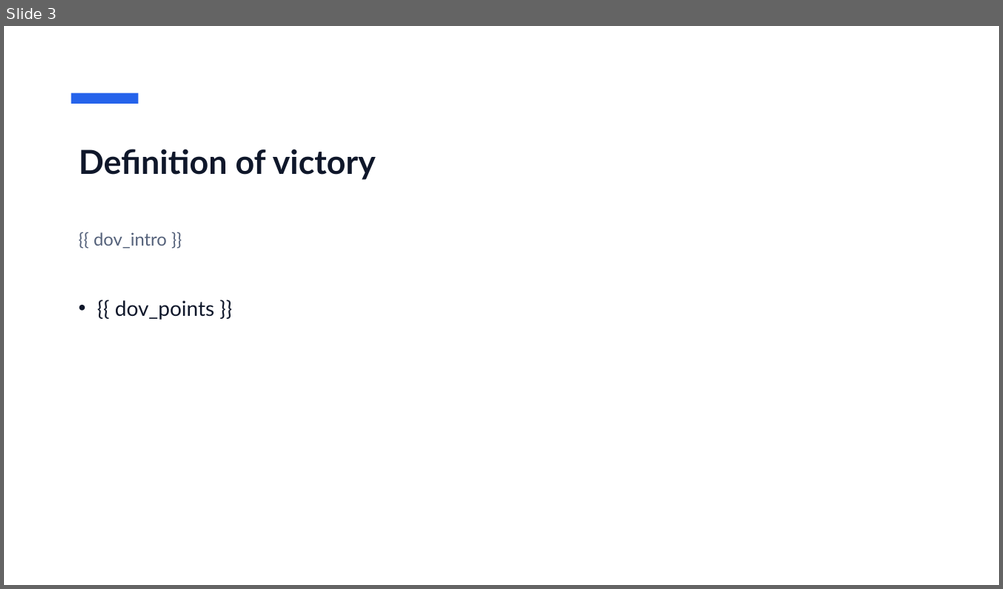
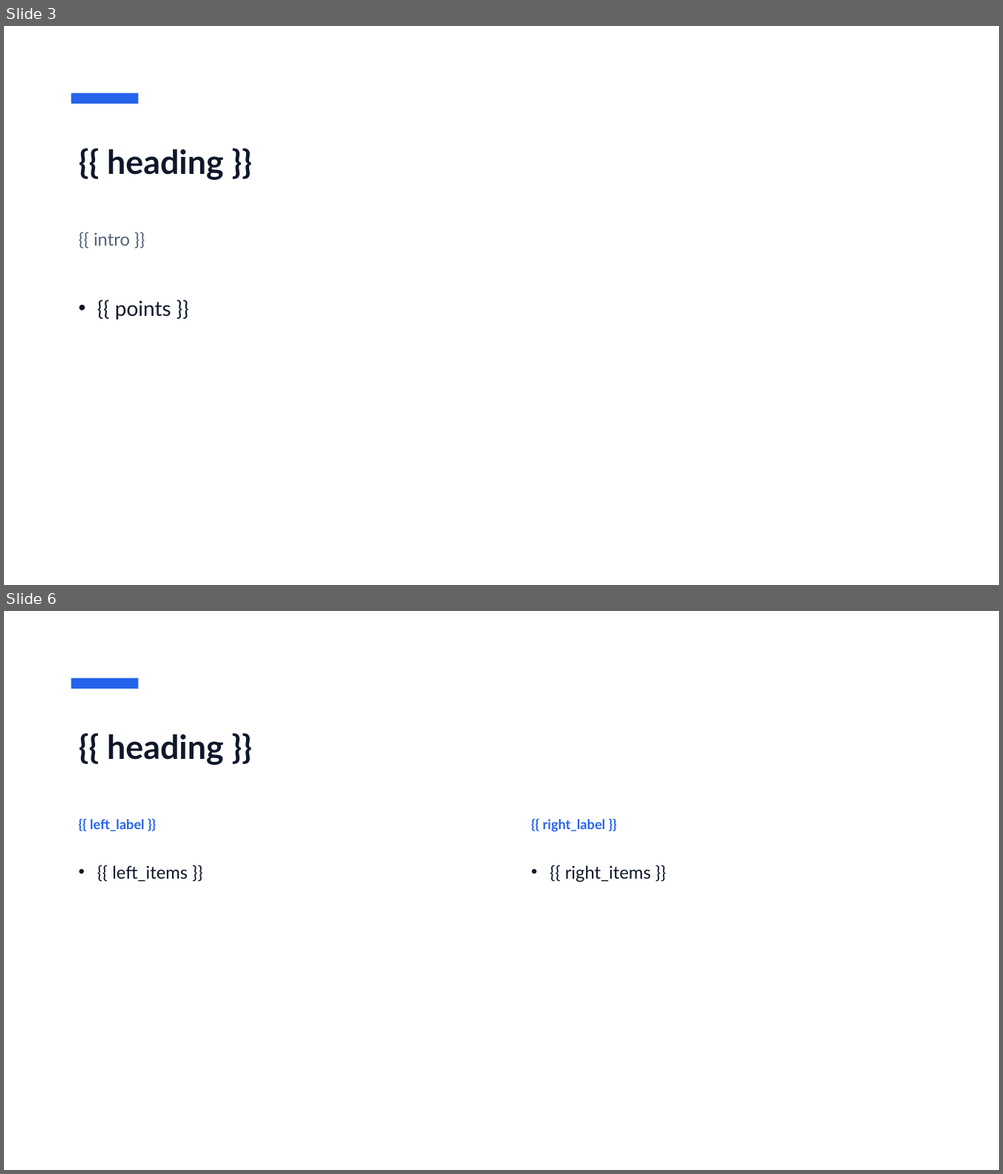
Before and after one commit to DolfusNegunda/doc_skills, a slide deck: building-document-templates/registry/_builtin/project_kickoff/template.pptx. Shown one above the other, each under a label of ours: slide 3 before the commit, slides 3 and 6 after it; the slides between them are not shown. The pictures are 1003x589 and 1003x1174 pixels, drawn with LibreOffice and Linux fonts; fonts in the diff are those of the drawing. Boxes give left, top, right and bottom in pixels: in the first picture for what was removed or moved away, otherwise in the second. Text is boxed around its words. In the diff, an @@ line names an element or a change of style, - is before the commit and + after.

```diff
--- a/building-document-templates/registry/_builtin/project_kickoff/template.pptx
+++ b/building-document-templates/registry/_builtin/project_kickoff/template.pptx
@@ slide 6 added at (4,611,999,1170), background #FFFFFF @@
@@ rectangle added at (71,678,138,689), fill #2563EB @@
@@ title added at (107,734,224,765), 32 pt, text #0F172A, bold @@
+{{ heading }}
@@ text added at (90,819,145,832), 13 pt, text #2563EB, bold @@
+{{ left_label }}
@@ text added at (543,819,606,832), 13 pt, text #2563EB, bold @@
+{{ right_label }}
@@ text added at (112,866,188,882), 17 pt, text #0F172A @@
+• {{ left_items }}
@@ text added at (565,866,651,883), 17 pt, text #0F172A @@
+• {{ right_items }}
@@ slide 3 changed as well @@
@@ title at (107,149,224,180): text changed @@
-Definition of victory
+{{ heading }}
@@ text at (94,232,130,246): text changed @@
-{{ dov_intro }}
+{{ intro }}
@@ text at (115,301,171,320): text changed @@
-• {{ dov_points }}
+• {{ points }}
```
Also in this commit, not shown: 1 other slide changed, 11 other slides added, 7 slides removed, 13 other files.
